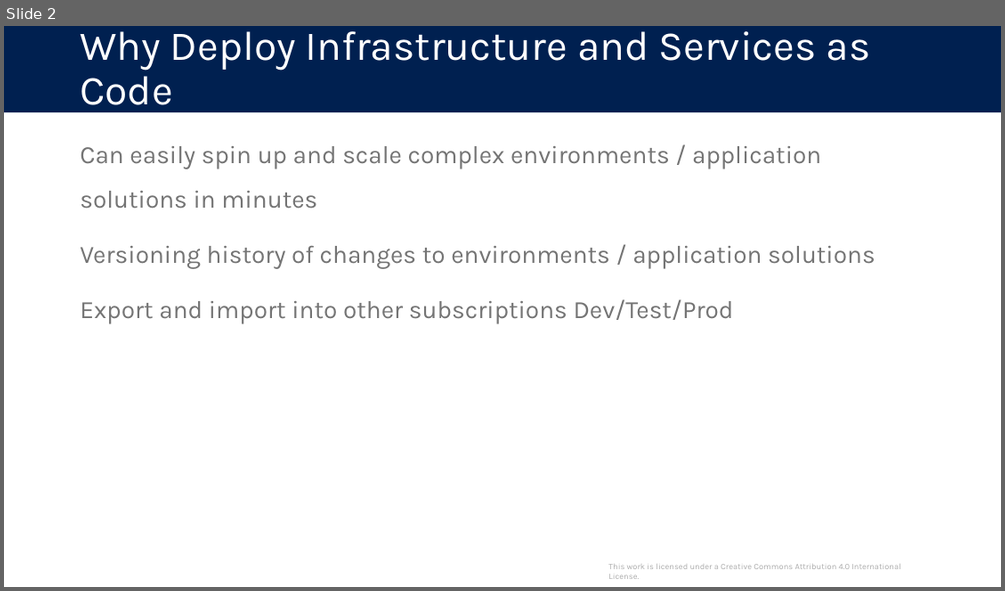
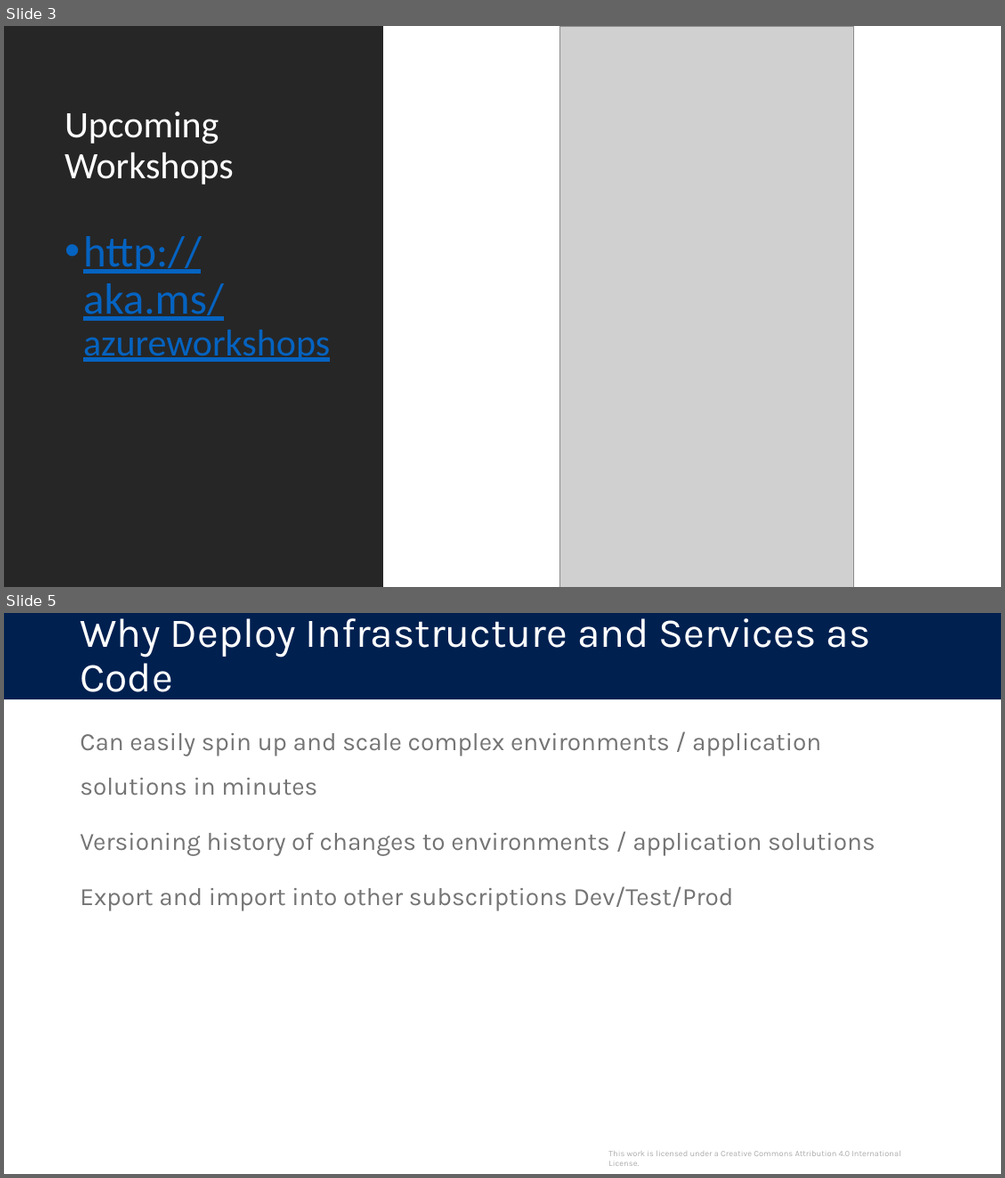
Before and after one commit to swiftsolves-msft/Azure-Services-as-Code, a slide deck: AZW_Azure_Services_as_Code.pptx. Shown one above the other, each under a label of ours: slide 2 before the commit, slides 3 and 5 after it; the slides between them are not shown. The pictures are 1005x591 and 1005x1178 pixels, drawn with LibreOffice and Linux fonts; fonts in the diff are those of the drawing; grey boxes stand for pictures. Boxes give left, top, right and bottom in pixels: in the first picture for what was removed or moved away, otherwise in the second. Text is boxed around its words. In the diff, an @@ line names an element or a change of style, - is before the commit and + after.

```diff
--- a/AZW_Azure_Services_as_Code.pptx
+++ b/AZW_Azure_Services_as_Code.pptx
@@ slide 3 added at (x1=4, y1=26, x2=1001, y2=587), background #FFFFFF @@
@@ rectangle added at (x1=4, y1=26, x2=383, y2=587), fill #262626 @@
@@ picture added at (x1=559, y1=26, x2=853, y2=587) @@
@@ title added at (x1=65, y1=111, x2=234, y2=184), 36 pt, text #FFFFFF @@
+Upcoming Workshops
@@ text added at (x1=83, y1=236, x2=330, y2=362), 42 pt, text #0563C1, underline @@
+• http://aka.ms/azureworkshops
@@ what was slide 2 is now slide 5 @@
```
Also in this commit, not shown: 4 slides changed, 2 other slides added.
